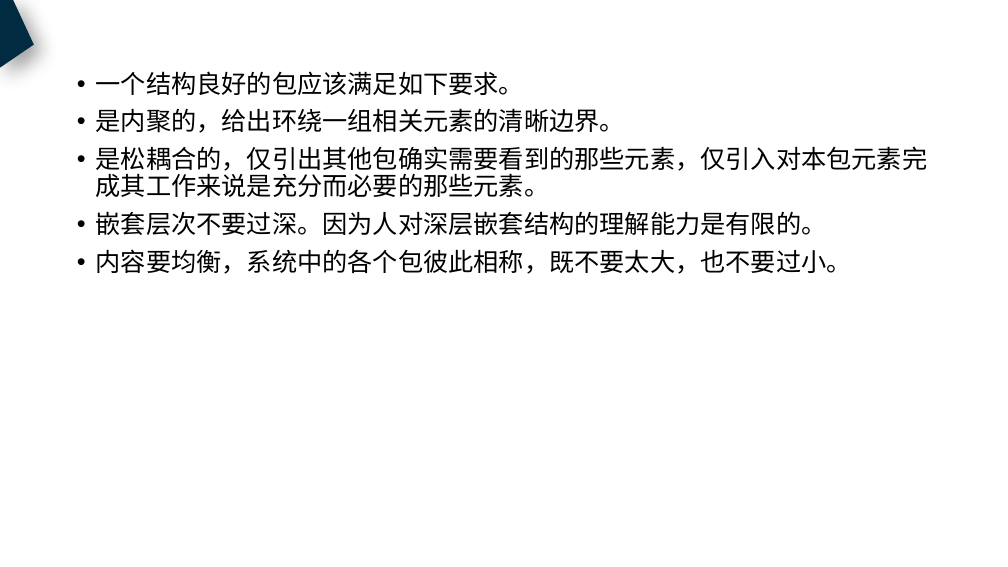
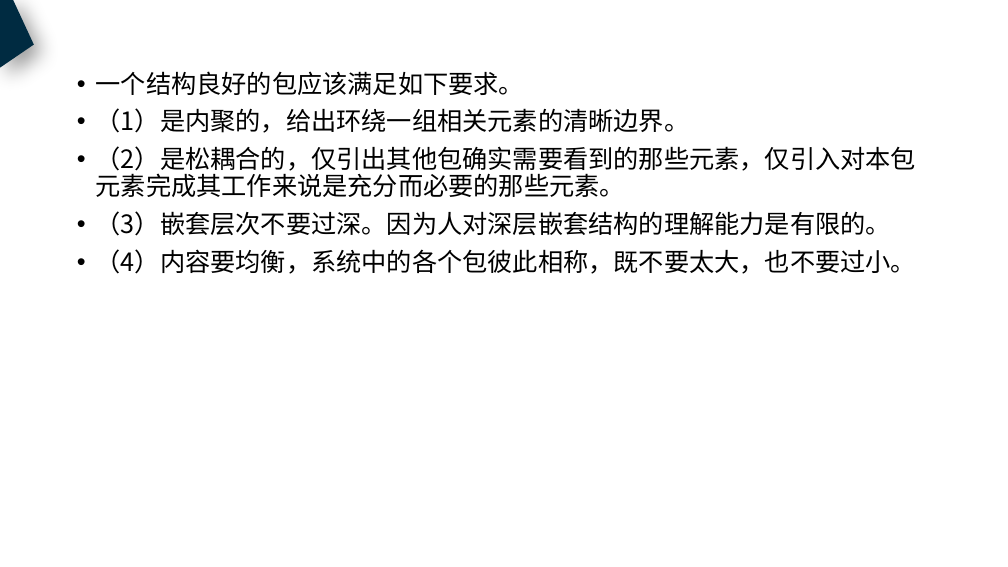
Before and after one commit to PRD2018-G18/PRD2018, a slide deck: slide 42 of 非受控文档/过程文档/UML基础3/UML基础3.pptx. Drawn at 1008x567 pixels with LibreOffice and Linux fonts; fonts in the diff are those of the drawing. Boxes give left, top, right and bottom in pixels: in the first picture for what was removed or moved away, otherwise in the second. Text is boxed around its words. In the diff, an @@ line names an element or a change of style, - is before the commit and + after.

```diff
--- a/非受控文档/过程文档/UML基础3/UML基础3.pptx
+++ b/非受控文档/过程文档/UML基础3/UML基础3.pptx
@@ text at [96,108,916,274]: text changed @@
-• 是内聚的，给出环绕一组相关元素的清晰边界。
-• 是松耦合的，仅引出其他包确实需要看到的那些元素，仅引入对本包元素完成其工作来说是充分而必要的那些元素。
-• 嵌套层次不要过深。因为人对深层嵌套结构的理解能力是有限的。
-• 内容要均衡，系统中的各个包彼此相称，既不要太大，也不要过小。
+• （1）是内聚的，给出环绕一组相关元素的清晰边界。
+• （2）是松耦合的，仅引出其他包确实需要看到的那些元素，仅引入对本包元素完成其工作来说是充分而必要的那些元素。
+• （3）嵌套层次不要过深。因为人对深层嵌套结构的理解能力是有限的。
+• （4）内容要均衡，系统中的各个包彼此相称，既不要太大，也不要过小。
```
Also in this commit, not shown: 23 other slides changed, 1 slide added, 1 slide removed, 1 other file.
